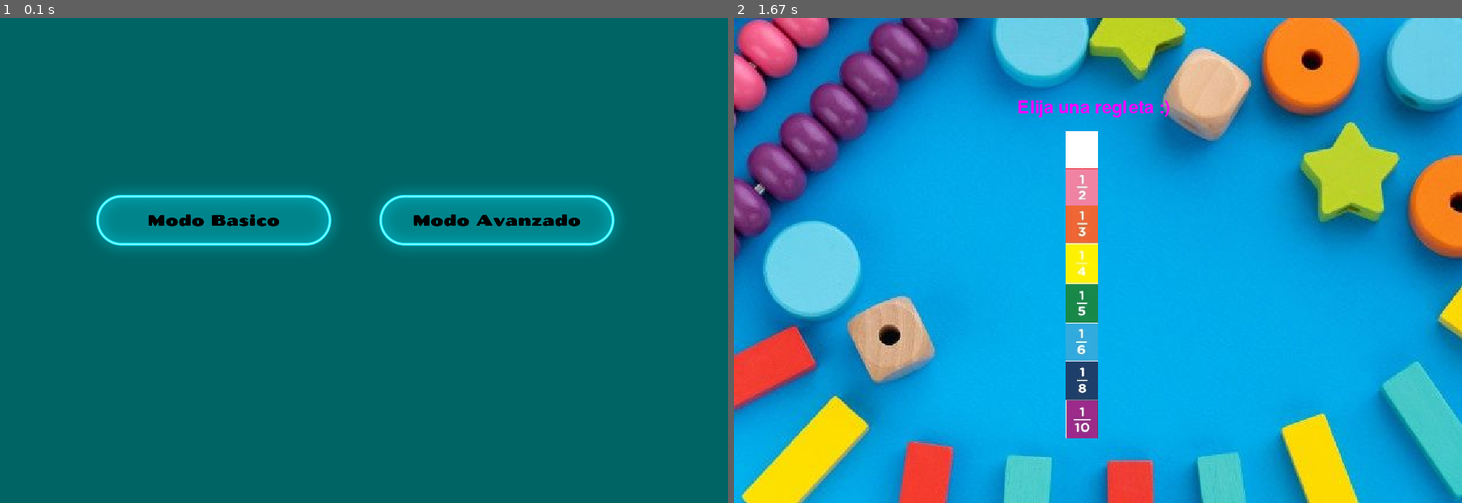
Above: before the commit, frames 1-2 (left to right).
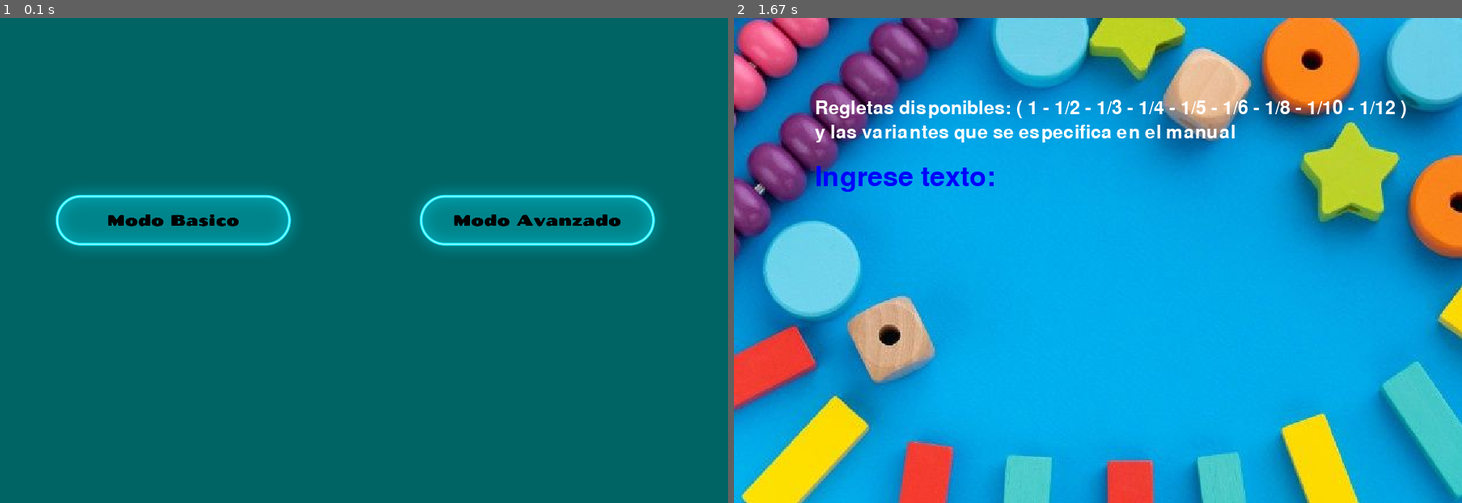
Above: after the commit, the same moments.

Repository: valec3/Game_py_Regletas_fraccionarias
Game: pygame game, started from Regletas_pygame/main.py
Same seed, same stepped clock (60 frames per second), same inputs: the game is played once before the commit and once after it.
Inputs (mouse positions are in pixels of both pictures, inside the frame that each line leads up to):
- Up to frame 1 (0.1 s): no input
- Up to frame 2 (1.67 s): press the mouse at (1272, 221) at 0.37 s; move the mouse to (1265, 236) at 0.47 s; release the mouse at (1265, 250) at 0.6 s; tap Enter at 0.67 s; hold Up 1-1.47 s

The runs differ from the first frame. In frame 1, 3.3% of the frame differs, in the area x 7-91%, y 36-48%; in frame 2, 5.0%, in the area x 11-93%, y 16-87%.

Commit message:
Terminar juego, en busca de bugs y errores

Diff:
--- a/Regletas_pygame/boton.py
+++ b/Regletas_pygame/boton.py
@@ -18,9 +18,17 @@
         ancho = imagen.get_width()
         alto = imagen.get_height()
         self.imagen = pygame.transform.scale(imagen,(int(ancho*escala),int(alto*escala)))
-        self.rect = imagen.get_rect()
+        self.rect = self.imagen.get_rect()
         self.rect.topleft = (x, y)
         self.clicked = False
+    def dibujar(self, ventana: pygame.Surface) -> None:
+        """
+        Dibuja el botón en la ventana especificada.
+
+        :param ventana: La superficie donde se dibujará el botón.
+        :type ventana: pygame.Surface
+        """
+        ventana.blit(self.imagen, (self.rect.x, self.rect.y))
     def verificar_click(self):
         """
         Metodo para verificar si se hizo click en el boton
@@ -30,23 +38,16 @@
         """
         # Obtiene la posición actual del mouse.
         posicion_mouse = pygame.mouse.get_pos()
-
+        activo = False
         # Si la posición del mouse está dentro del rectángulo del botón, verifica si se ha hecho clic en él.
         if self.rect.collidepoint(posicion_mouse):
             # Si se hace clic en el botón, cambia su estado a True.
             if pygame.mouse.get_pressed()[0] == 1 and self.clicked == False:
                 self.clicked = True
+                activo = True
             # Si se suelta el botón del mouse, cambia su estado a False.
             if pygame.mouse.get_pressed()[0] == 0:
                 self.clicked = False
 
         # Devuelve el estado actual del botón.
-        return self.clicked
-    def dibujar(self, ventana: pygame.Surface) -> None:
-        """
-        Dibuja el botón en la ventana especificada.
-
-        :param ventana: La superficie donde se dibujará el botón.
-        :type ventana: pygame.Surface
-        """
-        ventana.blit(self.imagen, (self.rect.x, self.rect.y))
+        return activo
--- a/Regletas_pygame/logica.py
+++ b/Regletas_pygame/logica.py
@@ -1,15 +1,17 @@
 import pygame
-
+import math
 class Regletas:
     # Cargar imágenes de regletas en una lista
     imagenes_regletas = [
-        pygame.image.load('img/regletas_1.png'),
+        pygame.image.load("img/regleta_1.png"),
         pygame.image.load('img/regletas_1-2.png'),
         pygame.image.load('img/regletas_1-3.png'),
         pygame.image.load('img/regletas_1-4.png'),
         pygame.image.load('img/regletas_1-5.png'),
         pygame.image.load('img/regletas_1-6.png'),
+        pygame.image.load('img/regletas_1-7.png'),
         pygame.image.load('img/regletas_1-8.png'),
+        pygame.image.load('img/regletas_1-7.png'),
         pygame.image.load('img/regletas_1-10.png')
     ]
     # Cargar imagen de la pregunta
@@ -18,24 +20,23 @@
         # Inicializar ventana
         self.ventana = ventana
 
-    def logica_juego(self):
+    def logica_juego(self,regletas):
+        dividendo, divisor = regletas
+        a,b = map(int,dividendo.split("/"))
+        c,d = map(int,divisor.split("/"))
         # Devolver imágenes del divisor y del dividendo y el número de regletas para cada uno
-        imagenes_dividendo = self.imagenes_regletas[0]
-        imagenes_divisor = self.imagenes_regletas[2]
-        return imagenes_dividendo, imagenes_divisor, 1, 3
+        imagenes_dividendo = self.imagenes_regletas[b-1]
+        imagenes_divisor = self.imagenes_regletas[d-1]
+        return imagenes_dividendo, imagenes_divisor, a, c
 
     def mostrar_opciones(self, ventana):
         # Escalar y mostrar imagen de la pregunta
         imagen = pygame.transform.scale(self.imagen_pregunta, (40, 380))
         ventana.blit(imagen, (410, 140))
 
-    def elegir_opcion(self, valor):
-        # Función sin implementación por el momento
-        pass
-
-    def dibujar(self, ventana):
+    def dibujar(self, ventana,entrada_regletas):
         # Obtener imágenes de las regletas y el número de regletas para cada uno
-        divisor, dividendo, num, den = self.logica_juego()
+        divisor, dividendo, num, den = self.logica_juego(entrada_regletas)
 
         # Obtener ancho de las imágenes
         ancho_divisor = divisor.get_width()
@@ -43,9 +44,9 @@
 
         # Dibujar regletas en la ventana
         for i in range(num) :
-            ventana.blit(divisor,(20+i*ancho_divisor,40))
+            ventana.blit(divisor,(120+i*ancho_divisor,240))
         for i in range(den):
-            ventana.blit(dividendo,(20+i*ancho_dividendo,120))
+            ventana.blit(dividendo,(120+i*ancho_dividendo,320))
 
     def mostrar_todas_regletas(self, ventana):
         # Cargar imagen de la tabla de todas las regletas y escalarla
--- a/Regletas_pygame/main.py
+++ b/Regletas_pygame/main.py
@@ -1,12 +1,15 @@
 import pygame
 import sys
+import time
+
+# Importar clase boton y regletas
+from boton import Boton
+from logica import Regletas
+
 # Importar colores
 from colores import *
 
-# Importar clase boton
-from boton import Boton
 
-from logica import Regletas
 
 # Iniciar libreria pygame
 pygame.init()
@@ -29,22 +32,28 @@
 imagen_boton_avanzado=pygame.image.load("img/boton_avanzado.png").convert_alpha()
 
 # Crear los botones
-boton_basico = Boton(100,200,imagen_boton_basico,0.5)
-boton_avanzado = Boton(450,200,imagen_boton_avanzado,0.5)
+boton_basico = Boton(50,200,imagen_boton_basico,0.5)
+boton_avanzado = Boton(500,200,imagen_boton_avanzado,0.5)
 
 # Crear texto pregunta 1
-font = pygame.font.Font(None, 32)  # None indica la fuente predeterminada
-text = font.render("Elija una regleta :)", True, PINK)
-text_x = 350
-text_y = 100
+font = pygame.font.Font(None, 50)  # None indica la fuente predeterminada
+font_opc = pygame.font.Font(None,34)  # None indica la fuente predeterminada
+texto_pregunta = font.render("Elija una regleta :)", True, PINK)
+texto_opciones = font_opc.render("Regletas disponibles: ( 1 - 1/2 - 1/3 - 1/4 - 1/5 - 1/6 - 1/8 - 1/10 - 1/12 )", True, WHITE)
+texto_opciones_2 = font_opc.render("y las variantes que se especifica en el manual", True, WHITE)
+text_input = "" # variable que almacenará la entrada del usuario
 
 
+regletas_identificadores= {1:"1/1",2:"1/2",3:"1/3",4:"1/4",5:"1/5",6:"1/6",7:"1/8",8:"1/10"}
 regletas_imgs = Regletas(ventana)
 circle_y = 140
 juego_activo = False
 Modo_de_juego = ""
+entrada_regletas = []
 game_over = False
 opcion = 1
+opciones_elegidas =[]
+resultado=0
 # Bucle del juego
 while not game_over:
     for evento in pygame.event.get():
@@ -68,17 +77,43 @@
                 if circle_y > 474 and opcion > 8:
                     circle_y = 474
                     opcion = 8
+            if evento.key == pygame.K_RETURN: # si el usuario presiona ENTER
+                entrada_regletas.append(text_input) # muestra la entrada del usuario en la consola
+                text_input = "" # vaciar la entrada de texto
+                opciones_elegidas.append(opcion)
+            elif evento .key == pygame.K_BACKSPACE: # si el usuario presiona retroceso
+                text_input = text_input[:-1] # eliminar el último carácter
+
+            else:
+                text_input += evento.unicode # agregar el carácter ingresado a la entrada de texto
     # Poner imagen de fondo
     ventana.blit(background_image_modificado,(0,0))
 
     # Mostrar interfaz del juego principal
-    if juego_activo:
-        ventana.blit(text, (text_x, text_y))
+    if juego_activo and Modo_de_juego == "Basic":
+        ventana.blit(texto_pregunta, (300, 90))
         regletas_imgs.mostrar_opciones(ventana)
+        pygame.draw.rect(ventana,WHITE,(410,circle_y,40,46))
+        if len(opciones_elegidas) >=2:
+            Modo_de_juego = "Res"
+            resultado = str(eval(regletas_identificadores[opciones_elegidas[0]])/eval(regletas_identificadores[opciones_elegidas[1]]))
+        # print(opcion)
 
-        pygame.draw.rect(ventana,WHITE,(410,circle_y,40,46))
-        print(pygame.mouse.get_pos())
-        print(opcion)
+    elif juego_activo and Modo_de_juego == "Avanc":
+        ventana.blit(texto_opciones, (100, 100))
+        ventana.blit(texto_opciones_2, (100, 130))
+        input_text = font.render("Ingrese texto: " + text_input, True, BLUE)
+        ventana.blit(input_text, (100, 180)) # posicionar el objeto de texto en la pantalla
+        if len(entrada_regletas) >=2:
+            Modo_de_juego="Res"
+            resultado = str(eval(entrada_regletas[0])/eval(entrada_regletas[1]))
+
+    elif juego_activo and Modo_de_juego == "Res":
+        input_text = font.render("El resultado es:  " + resultado, True, BLUE)
+        ventana.blit(input_text, (100, 180)) # posicionar el objeto de texto en la pantalla
+        if len(opciones_elegidas) >= 2 and "" in entrada_regletas:
+                entrada_regletas = regletas_identificadores[opciones_elegidas[0]],regletas_identificadores[opciones_elegidas[1]]
+        regletas_imgs.dibujar(ventana,entrada_regletas)
 
     # Verificar si el menu esta activo
     if  (boton_avanzado.clicked or boton_basico.clicked):
@@ -87,11 +122,13 @@
         ventana.fill(GREENISH_BLUE)
         boton_basico.dibujar(ventana)
         boton_avanzado.dibujar(ventana)
-        if boton_basico.verificar_click():
+
+        if boton_avanzado.verificar_click():
+            print("Modo Avanzado")
+            Modo_de_juego="Avanc"
+        elif boton_basico.verificar_click():
             print("Modo basico")
-        elif boton_avanzado.verificar_click():
-            print("Modo avanzado")
-        # print(boton_avanzado.clicked,boton_basico.clicked)
+            Modo_de_juego="Basic"
 
 
     # Actualizar pantalla
Binary file removed: Regletas_pygame/img/1x/Recurso 3.png
Renamed: Regletas_pygame/img/regletas_1.png -> Regletas_pygame/img/regleta_1.png
Binary file added: Regletas_pygame/img/regletas_1-7.png
